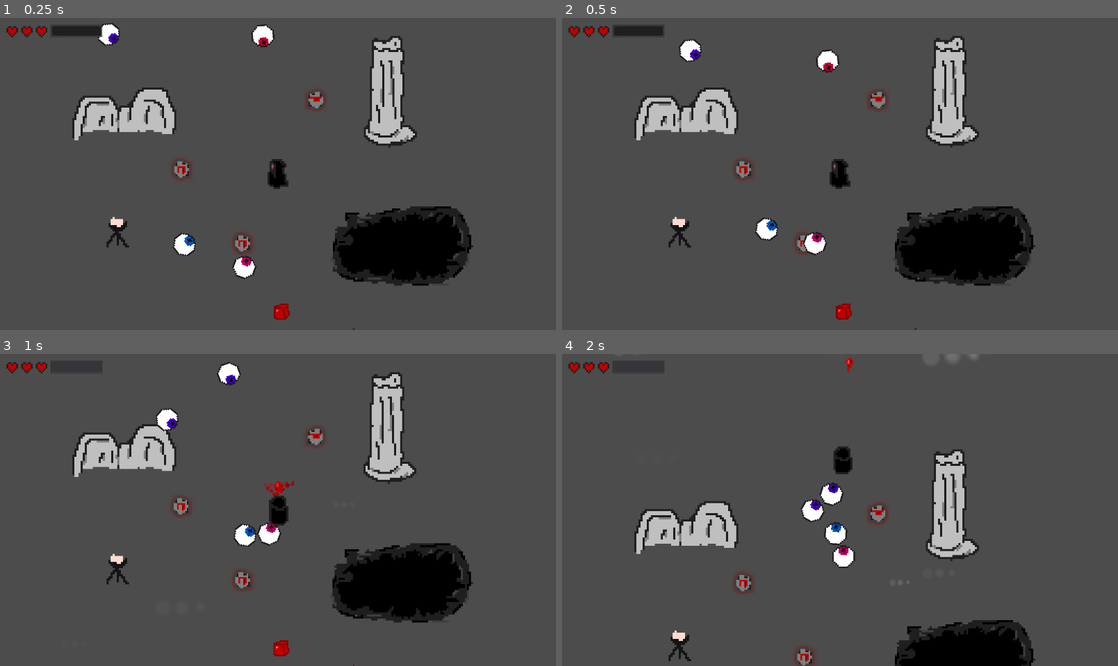
Above: before the commit, frames 1-4 (two rows, left to right).
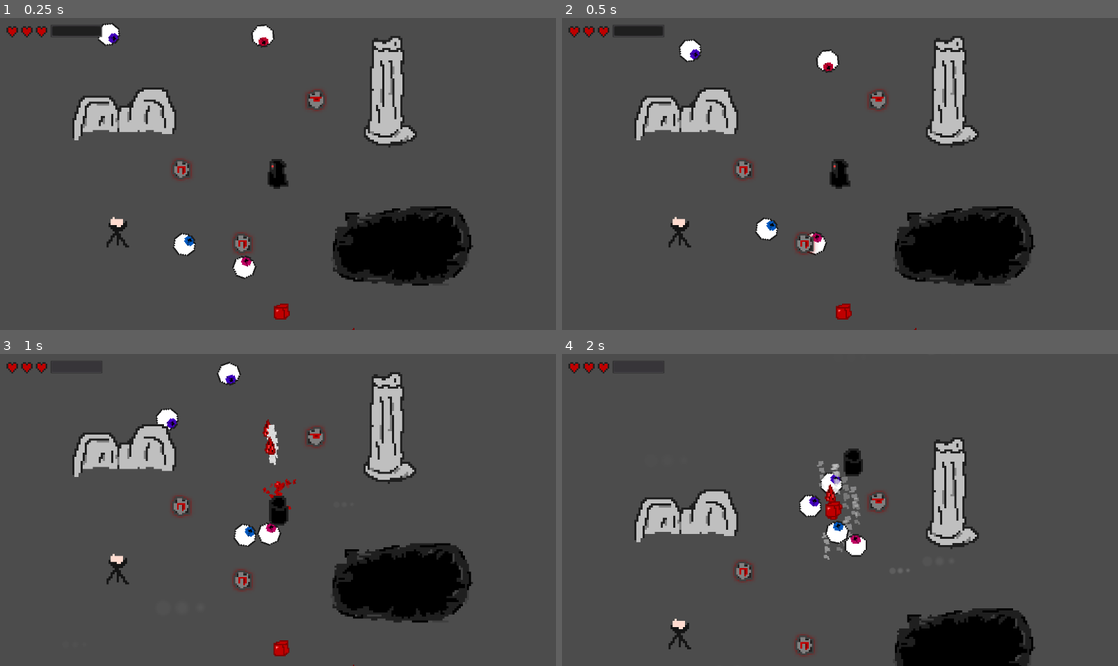
Above: after the commit, the same moments.

Repository: GammaGames/bloodmagic
Game: Godot game, scene res://scenes/Main.tscn
Two runs of this game, one before a commit and one after it. Both use one fixed random seed, a clock stepped at 60 frames per second and the inputs below.
Inputs (mouse positions are in pixels of both pictures, inside the frame that each line leads up to):
- Up to frame 1 (0.25 s): no input
- Up to frame 2 (0.5 s): no input
- Up to frame 3 (1 s): move the mouse to (305, 510) at 0.52 s; hold Up (ui_up) from 0.53 s (still down); hold Space (key_use) from 0.53 s (still down)
- Up to frame 4 (2 s): keep holding Up (ui_up); move the mouse to (812, 510) at 1.27 s; release Space (key_use) at 1.28 s; tap Space (key_use) at 1.35 s

Frame 1 is identical in both runs. In frame 2, 0.1% of the frame differs, in the area x 43-46%, y 69-76%; in frame 3, 0.4%; in frame 4, 7.9%, in the area x 13-86%, y 0-100%.

Commit message:
y-sort and enemy dropping items

Diff:
--- a/assets/scripts/Player.gd
+++ b/assets/scripts/Player.gd
@@ -14,6 +14,7 @@
 var state = STATES.IDLE
 
 func _ready():
+    add_to_group("player")
     speed = 500
     health = 3.5
     change_weapon(load("res://scenes/weapons/BaseWeapon.tscn").instance())
@@ -65,7 +66,6 @@
 
 func heal(item):
     health += item.amount
-    print(health)
     update_gui()
 
 func anim_switch(anim):
@@ -100,4 +100,4 @@
     $Particles2D.emitting = false
 
 func update_gui():
-    $Gui.set_health(health)
+    $Camera2D/Gui.set_health(health)
--- a/assets/scripts/enemies/Eye.gd
+++ b/assets/scripts/enemies/Eye.gd
@@ -1,30 +1,38 @@
 extends 'res://assets/scripts/engine/Entity.gd'
 
-onready var player = $"/root/Game/Player"
+onready var player = $"/root/Game/World/Player"
+var health_drop_change = 0.7
 
 func _init():
     speed = 250
 
 func _ready():
+    add_to_group("enemy")
     var mat = $Sprite.get_material().duplicate()
     mat.set_shader_param("shift_amount", randf())
     $Sprite.set_material(mat)
 
-func _process(delta):
+func _physics_process(delta):
+    if health > 0:
+        global_rotation += get_angle_to(player.get_position())
+        target_dir = Vector2(cos(global_rotation), sin(global_rotation))
+        movement_loop(delta)
+
+func hurt(damage):
+    health = health - damage
+    $Particles2D.restart()
+    if randf() < health_drop_change:
+        var count = randi() % 3
+        for i in range(0, count):
+            var index = randi() % 3 + 1
+            var chunk = load("res://scenes/items/Chunk" + str(index) + ".tscn").instance()
+            chunk.global_position = global_position
+            $"/root/Game/World".add_child(chunk)
     if health <= 0:
         die()
 
-func _physics_process(delta):
-    global_rotation += get_angle_to(player.get_position())
-    target_dir = Vector2(cos(global_rotation), sin(global_rotation))
-    movement_loop(delta)
-
-    # var motion = target_dir.normalized() * SPEED
-    # move_and_slide(motion, Vector2(0, 0))
-
-func hurt(damage):
-    health = health - damage
-    print(health)
-
 func die():
-    call_deferred("free")
+    $Sprite.hide()
+    $CollisionShape2D.disabled = true
+    $Timer.connect("timeout", self, "queue_free")
+    $Timer.start()
--- a/assets/scripts/engine/BaseWeapon.gd
+++ b/assets/scripts/engine/BaseWeapon.gd
@@ -10,6 +10,7 @@
 var player
 
 func _ready():
+    add_to_group("item")
     connect("body_shape_entered", self, "_on_body_shape_entered")
     $Bullet.disable()
     $Timer.wait_time = cooldown
--- /dev/null
+++ b/assets/scripts/engine/HealingItem.gd
@@ -0,0 +1,13 @@
+extends Area2D
+
+var amount = 0.2
+
+func _ready():
+    add_to_group("item")
+    connect("body_shape_entered", self, "_on_body_shape_entered")
+
+func _on_body_shape_entered(body_id, body, body_shape, self_shape):
+    if body.name == "Player":
+        body.heal(self)
+        disconnect("body_shape_entered", self, "_on_body_shape_entered")
+        call_deferred("free")
--- a/assets/scripts/engine/PassiveItem.gd
+++ b/assets/scripts/engine/PassiveItem.gd
@@ -1,7 +1,7 @@
 extends Area2D
 
 func _ready():
-    pass
+    add_to_group("item")
 
 func decorate(bullet):
     pass
--- a/assets/scripts/items/HealingItem.gd
+++ b/assets/scripts/items/Chunk.gd
@@ -1,8 +1,10 @@
-extends Area2D
+extends 'res://assets/scripts/engine/HealingItem.gd'
 
-var amount = 0.2
+func _init():
+    amount = 0.2
 
 func _ready():
+    add_to_group("item")
     connect("body_shape_entered", self, "_on_body_shape_entered")
 
 func _on_body_shape_entered(body_id, body, body_shape, self_shape):
--- a/assets/scripts/items/PassiveItem.gd
+++ /dev/null
@@ -1,7 +0,0 @@
-extends Area2D
-
-func _ready():
-    pass
-
-func decorate(bullet):
-    pass
--- a/assets/scripts/weapons/Bullet.gd
+++ b/assets/scripts/weapons/Bullet.gd
@@ -7,6 +7,7 @@
 var damage
 
 func _ready():
+    add_to_group("projectile")
     z_index = -1
 
 func shoot(dir, speed, damage, life, penetration):
@@ -39,8 +40,10 @@
         call_deferred("free")
 
 func _on_body_shape_entered(body_id, body, body_shape, self_shape):
-    if body.has_method("hurt"):
+    if body.is_in_group("enemy"):
         body.hurt(damage)
+        penetration -= 1
+    if body.is_in_group("world"):
         penetration -= 1
 
 func disable():
--- a/scenes/Main.tscn
+++ b/scenes/Main.tscn
@@ -72,13 +72,21 @@
 
 script = ExtResource( 1 )
 
-[node name="Player" parent="." index="0" instance=ExtResource( 2 )]
-
+[node name="Overworld" type="Node2D" parent="." index="0"]
+
+[node name="World" type="YSort" parent="." index="1"]
+
+editor/display_folded = true
+sort_enabled = true
+
+[node name="Player" parent="World" index="0" instance=ExtResource( 2 )]
+
+editor/display_folded = true
 position = Vector2( 512, 300 )
 scale = Vector2( 0.75, 0.75 )
 _sections_unfolded = [ "Collision", "Material", "Pickable", "Transform", "collision" ]
 
-[node name="Camera2D" type="Camera2D" parent="Player" index="2"]
+[node name="Camera2D" type="Camera2D" parent="World/Player" index="2"]
 
 anchor_mode = 1
 rotating = false
@@ -105,7 +113,7 @@
 script = ExtResource( 3 )
 _sections_unfolded = [ "Drag Margin", "Editor", "Material", "Transform", "Visibility", "Z Index" ]
 
-[node name="Particles2D" type="Particles2D" parent="Player/Camera2D" index="0"]
+[node name="Particles2D" type="Particles2D" parent="World/Player/Camera2D" index="0"]
 
 scale = Vector2( 11, 8 )
 z_index = -5
@@ -129,89 +137,83 @@
 v_frames = 1
 _sections_unfolded = [ "Drawing", "Process Material", "Textures", "Time", "Transform" ]
 
-[node name="Gui" parent="Player" index="5" instance=ExtResource( 5 )]
-
-[node name="Items" type="Node2D" parent="." index="1"]
-
-[node name="BaseWeapon" parent="Items" index="0" instance=ExtResource( 6 )]
+[node name="Gui" parent="World/Player/Camera2D" index="1" instance=ExtResource( 5 )]
+
+[node name="BaseWeapon" parent="World" index="1" instance=ExtResource( 6 )]
 
 position = Vector2( 277.008, 289.197 )
 
-[node name="Shotty" parent="Items" index="1" instance=ExtResource( 7 )]
+[node name="Shotty" parent="World" index="2" instance=ExtResource( 7 )]
 
 position = Vector2( 603, 118 )
 gravity = 98.0
 collision_mask = 1
 
-[node name="Rail" parent="Items" index="2" instance=ExtResource( 8 )]
+[node name="Rail" parent="World" index="3" instance=ExtResource( 8 )]
 
 position = Vector2( 427.189, 471.052 )
 collision_mask = 1
 
-[node name="Chunk" parent="Items" index="3" instance=ExtResource( 9 )]
+[node name="Chunk" parent="World" index="4" instance=ExtResource( 9 )]
 
 position = Vector2( 520, 640 )
 
-[node name="Chunk2" parent="Items" index="4" instance=ExtResource( 10 )]
+[node name="Chunk2" parent="World" index="5" instance=ExtResource( 10 )]
 
 position = Vector2( 600, 720 )
 
-[node name="Chunk3" parent="Items" index="5" instance=ExtResource( 11 )]
+[node name="Chunk3" parent="World" index="6" instance=ExtResource( 11 )]
 
 position = Vector2( 700, 700 )
 
-[node name="Objects" type="Node2D" parent="." index="2"]
-
-editor/display_folded = true
-
-[node name="spr_fire_2" type="Sprite" parent="Objects" index="0"]
+[node name="spr_fire_2" type="Sprite" parent="World" index="7"]
 
 position = Vector2( 116.458, 446.391 )
 scale = Vector2( 5, 5 )
 texture = ExtResource( 12 )
 
-[node name="spr_pillar_1" type="Sprite" parent="Objects" index="1"]
+[node name="spr_pillar_1" type="Sprite" parent="World" index="8"]
 
 position = Vector2( 782.703, 99.703 )
 scale = Vector2( 5, 5 )
 texture = ExtResource( 13 )
 _sections_unfolded = [ "Transform" ]
 
-[node name="spr_ruin1_0" type="Sprite" parent="Objects" index="2"]
+[node name="spr_ruin1_0" type="Sprite" parent="World" index="9"]
 
 position = Vector2( 122.488, 156.982 )
 scale = Vector2( 5, 5 )
 texture = ExtResource( 14 )
 
-[node name="downwell_0" type="Sprite" parent="Objects" index="3"]
+[node name="downwell_0" type="Sprite" parent="World" index="10"]
 
 position = Vector2( 821.856, 480.069 )
 scale = Vector2( 5, 5 )
 texture = ExtResource( 15 )
 
-[node name="Enemies" type="Node2D" parent="." index="3"]
-
-[node name="Eye" parent="Enemies" index="0" instance=ExtResource( 16 )]
+[node name="Eye" parent="World" index="11" instance=ExtResource( 16 )]
 
 position = Vector2( 47.9667, -83.4272 )
 _sections_unfolded = [ "Collision", "Material", "Transform" ]
 
-[node name="Eye2" parent="Enemies" index="1" instance=ExtResource( 16 )]
+[node name="Eye2" parent="World" index="12" instance=ExtResource( 16 )]
 
 position = Vector2( 408, 588 )
 _sections_unfolded = [ "Collision", "Material", "Transform" ]
 
-[node name="Eye3" parent="Enemies" index="2" instance=ExtResource( 16 )]
+[node name="Eye3" parent="World" index="13" instance=ExtResource( 16 )]
 
 position = Vector2( 232.548, 511.245 )
 _sections_unfolded = [ "Collision", "Material", "Transform" ]
 
-[node name="Eye4" parent="Enemies" index="3" instance=ExtResource( 16 )]
+[node name="Eye4" parent="World" index="14" instance=ExtResource( 16 )]
 
 position = Vector2( 308, -272 )
 _sections_unfolded = [ "Collision", "Material", "Transform" ]
 
-[node name="Eye5" parent="Enemies" index="4" instance=ExtResource( 16 )]
+[node name="Eye5" parent="World" index="15" instance=ExtResource( 16 )]
 
 position = Vector2( 468, -102 )
 _sections_unfolded = [ "Collision", "Material", "Transform" ]
+
+[node name="Underworld" type="Node2D" parent="." index="2"]
--- a/scenes/Player.tscn
+++ b/scenes/Player.tscn
@@ -26,7 +26,8 @@
 
 render_priority = 0
 trail_divisor = 1
-emission_shape = 0
+emission_shape = 1
+emission_sphere_radius = 20.0
 flag_align_y = false
 flag_rotate_y = false
 flag_disable_z = true
@@ -59,7 +60,7 @@
 anim_offset = 0.0
 anim_offset_random = 0.0
 anim_loop = false
-_sections_unfolded = [ "Damping", "Gravity", "Initial Velocity" ]
+_sections_unfolded = [ "Damping", "Emission Shape", "Gravity", "Initial Velocity" ]
 
 [sub_resource type="Animation" id=5]
 
@@ -305,7 +306,7 @@
 "values": [ false ]
 }
 
-[node name="Player" type="KinematicBody2D"]
+[node name="Player" type="KinematicBody2D" index="0"]
 
 input_pickable = true
 collision_layer = 2
--- a/scenes/enemies/Eye.tscn
+++ b/scenes/enemies/Eye.tscn
@@ -1,8 +1,9 @@
-[gd_scene load_steps=7 format=2]
+[gd_scene load_steps=11 format=2]
 
 [ext_resource path="res://assets/scripts/enemies/Eye.gd" type="Script" id=1]
 [ext_resource path="res://assets/shaders/hue_shift.shader" type="Shader" id=2]
 [ext_resource path="res://assets/sprites/enemies/spr_eye_0.png" type="Texture" id=3]
+[ext_resource path="res://assets/sprites/particles/eye_particles.png" type="Texture" id=4]
 
 [sub_resource type="CircleShape2D" id=1]
 
@@ -22,7 +23,58 @@
 loop = false
 step = 0.1
 
-[node name="Eye" type="KinematicBody2D"]
+[sub_resource type="Gradient" id=5]
+
+offsets = PoolRealArray( 0.680473, 1 )
+colors = PoolColorArray( 1, 1, 1, 1, 1, 1, 1, 0 )
+
+[sub_resource type="GradientTexture" id=6]
+
+flags = 4
+gradient = SubResource( 5 )
+width = 2048
+
+[sub_resource type="ParticlesMaterial" id=4]
+
+render_priority = 0
+trail_divisor = 1
+emission_shape = 1
+emission_sphere_radius = 3.0
+flag_align_y = false
+flag_rotate_y = false
+flag_disable_z = true
+spread = 180.0
+flatness = 0.5
+gravity = Vector3( 0, 70, 0 )
+initial_velocity = 50.0
+initial_velocity_random = 0.0
+angular_velocity = 0.0
+angular_velocity_random = 0.0
+orbit_velocity = 0.0
+orbit_velocity_random = 0.0
+linear_accel = 0.0
+linear_accel_random = 0.0
+radial_accel = 0.0
+radial_accel_random = 0.0
+tangential_accel = 0.0
+tangential_accel_random = 0.0
+damping = 20.0
+damping_random = 0.0
+angle = 0.0
+angle_random = 0.0
+scale = 1.25
+scale_random = 1.0
+color_ramp = SubResource( 6 )
+hue_variation = 0.0
+hue_variation_random = 0.0
+anim_speed = 0.0
+anim_speed_random = 0.0
+anim_offset = 1.0
+anim_offset_random = 1.0
+anim_loop = false
+_sections_unfolded = [ "Angle" ]
+
+[node name="Eye" type="KinematicBody2D" index="0"]
 
 scale = Vector2( 4, 4 )
 input_pickable = false
@@ -52,3 +104,32 @@
 playback_speed = 1.0
 anims/sin = SubResource( 3 )
 blend_times = [  ]
+
+[node name="Particles2D" type="Particles2D" parent="." index="3"]
+
+emitting = false
+amount = 10
+lifetime = 0.5
+one_shot = true
+preprocess = 0.0
+speed_scale = 1.0
+explosiveness = 0.9
+randomness = 0.0
+fixed_fps = 0
+fract_delta = true
+visibility_rect = Rect2( -100, -100, 200, 200 )
+local_coords = true
+draw_order = 0
+process_material = SubResource( 4 )
+texture = ExtResource( 4 )
+normal_map = null
+h_frames = 4
+v_frames = 1
+_sections_unfolded = [ "Drawing", "Process Material", "Time", "Transform" ]
+
+[node name="Timer" type="Timer" parent="." index="4"]
+
+process_mode = 1
+wait_time = 0.5
+one_shot = true
+autostart = false
--- a/scenes/items/Chunk1.tscn
+++ b/scenes/items/Chunk1.tscn
@@ -1,6 +1,6 @@
 [gd_scene load_steps=4 format=2]
 
-[ext_resource path="res://assets/scripts/items/HealingItem.gd" type="Script" id=1]
+[ext_resource path="res://assets/scripts/items/Chunk.gd" type="Script" id=1]
 [ext_resource path="res://assets/sprites/items/spr_chunk_0.png" type="Texture" id=2]
 
 [sub_resource type="CircleShape2D" id=1]
--- a/scenes/items/Chunk2.tscn
+++ b/scenes/items/Chunk2.tscn
@@ -1,6 +1,6 @@
 [gd_scene load_steps=4 format=2]
 
-[ext_resource path="res://assets/scripts/items/HealingItem.gd" type="Script" id=1]
+[ext_resource path="res://assets/scripts/items/Chunk.gd" type="Script" id=1]
 [ext_resource path="res://assets/sprites/items/spr_chunk_1.png" type="Texture" id=2]
 
 [sub_resource type="CircleShape2D" id=1]
@@ -8,7 +8,7 @@
 custom_solver_bias = 0.0
 radius = 8.0
 
-[node name="Chunk" type="Area2D" index="0"]
+[node name="Chunk" type="Area2D"]
 
 scale = Vector2( 3, 3 )
 input_pickable = true
--- a/scenes/items/Chunk3.tscn
+++ b/scenes/items/Chunk3.tscn
@@ -1,6 +1,6 @@
 [gd_scene load_steps=4 format=2]
 
-[ext_resource path="res://assets/scripts/items/HealingItem.gd" type="Script" id=1]
+[ext_resource path="res://assets/scripts/items/Chunk.gd" type="Script" id=1]
 [ext_resource path="res://assets/sprites/items/spr_chunk_2.png" type="Texture" id=2]
 
 [sub_resource type="CircleShape2D" id=1]
@@ -8,7 +8,7 @@
 custom_solver_bias = 0.0
 radius = 8.0
 
-[node name="Chunk" type="Area2D"]
+[node name="Chunk" type="Area2D" index="0"]
 
 scale = Vector2( 3, 3 )
 input_pickable = true
--- a/scenes/items/PassiveItem.tscn
+++ b/scenes/items/PassiveItem.tscn
@@ -1,6 +1,6 @@
 [gd_scene load_steps=4 format=2]
 
-[ext_resource path="res://assets/scripts/weapons/BaseWeapon.gd" type="Script" id=1]
+[ext_resource path="res://assets/scripts/engine/PassiveItem.gd" type="Script" id=1]
 [ext_resource path="res://scenes/weapons/Bullet.tscn" type="PackedScene" id=2]
 
 [sub_resource type="CircleShape2D" id=1]
@@ -8,7 +8,7 @@
 custom_solver_bias = 0.0
 radius = 6.0
 
-[node name="BaseWeapon" type="Area2D"]
+[node name="PassiveItem" type="Area2D" index="0"]
 
 input_pickable = true
 gravity_vec = Vector2( 0, 1 )
@@ -44,4 +44,4 @@
 [node name="Bullet" parent="." index="3" instance=ExtResource( 2 )]
 
 visible = false
-_sections_unfolded = [ "Pause", "Transform" ]
+_sections_unfolded = [ "Collision", "Pause", "Transform" ]
Binary file added: assets/sprites/particles/eye_particles.png
Not shown, added: assets/sprites/particles/eye_particles.png.import
Not shown: 5 places in scenes/Player.tscn that only renumber resources
